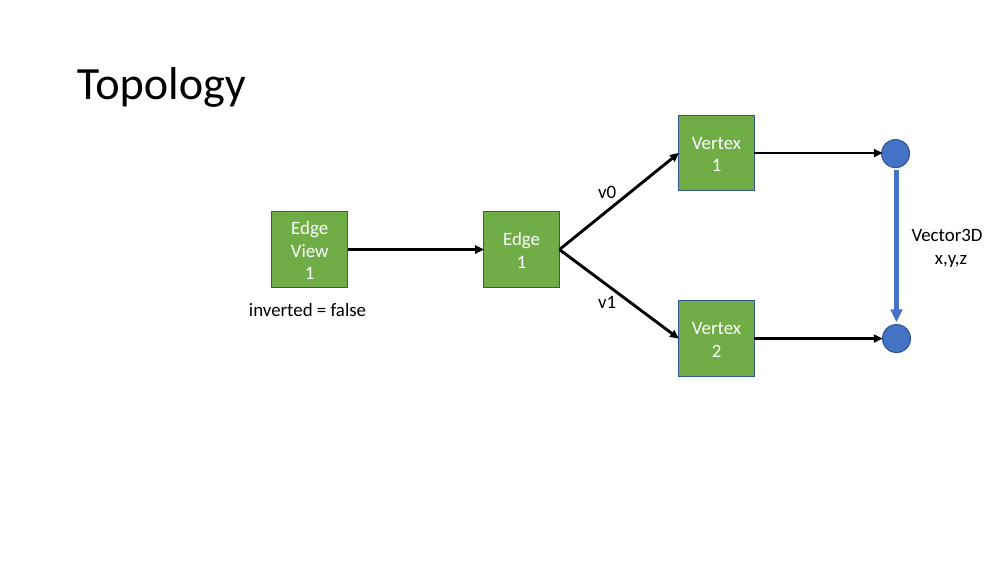
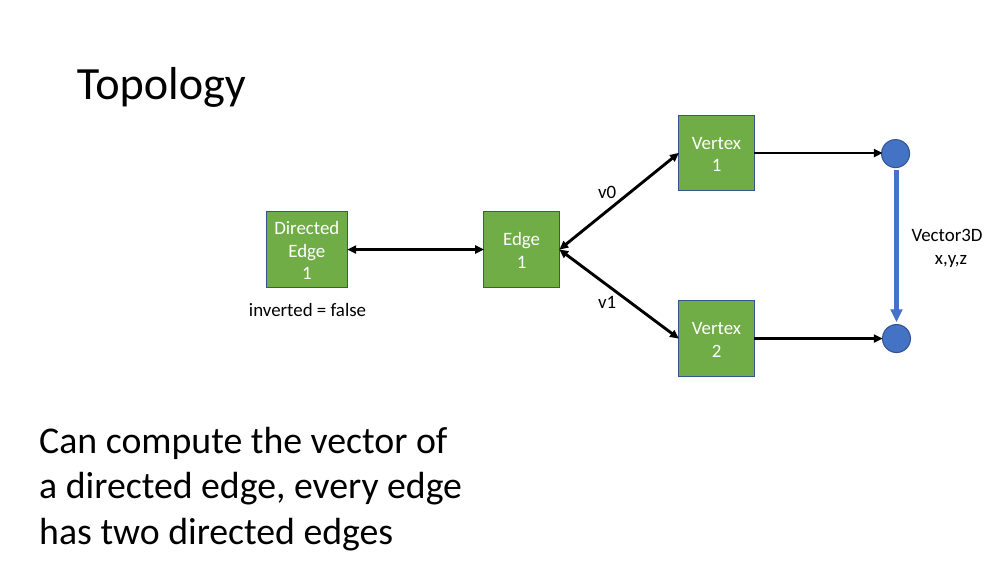
Before and after one commit to automaticmagic/topolys, a slide deck: slide 4 of design/Classes.pptx. Drawn at 1008x567 pixels with LibreOffice and Linux fonts; fonts in the diff are those of the drawing. Boxes give left, top, right and bottom in pixels: in the first picture for what was removed or moved away, otherwise in the second. Text is boxed around its words. In the diff, an @@ line names an element or a change of style, - is before the commit and + after.

```diff
--- a/design/Classes.pptx
+++ b/design/Classes.pptx
@@ arrow (560, 250) - (679, 153): arrow to double arrow @@
@@ rectangle "Directed Edge": place and size @@
-rectangle "Directed Edge" at bbox=[272, 212, 348, 287]
+rectangle "Directed Edge" at bbox=[266, 212, 348, 287]
@@ text in rectangle at bbox=[274, 221, 339, 260]: text changed @@
-Edge
-View
+Directed Edge
@@ arrow (348, 250) - (484, 250): arrow to double arrow @@
@@ arrow (560, 250) - (679, 339): arrow to double arrow @@
@@ text added at bbox=[39, 426, 462, 551], 36 pt, text #000000 @@
+Can compute the vector of a directed edge, every edge has two directed edges
```
Also in this commit, not shown: 7 other slides changed, 1 slide added, 2 slides removed, 5 other files.
